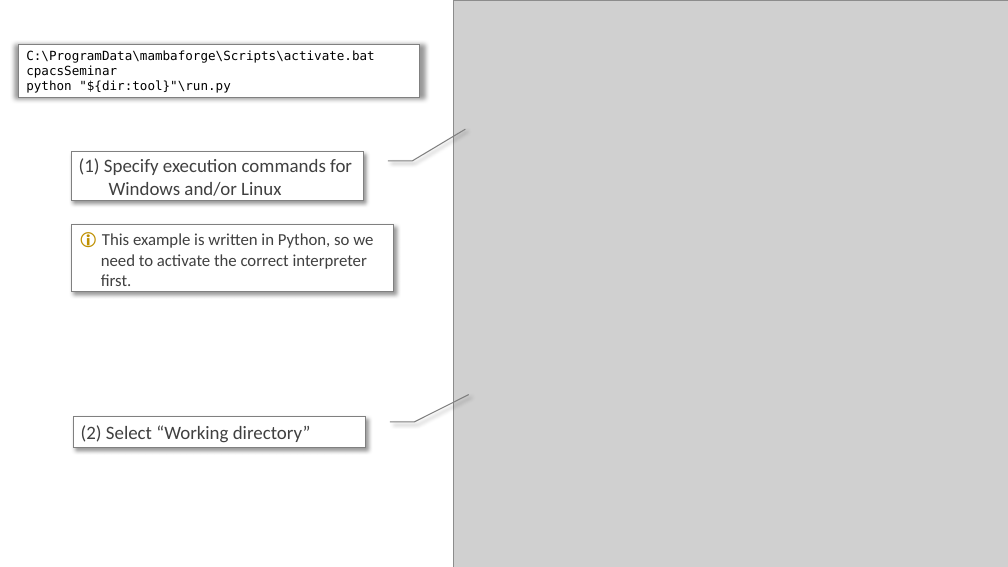
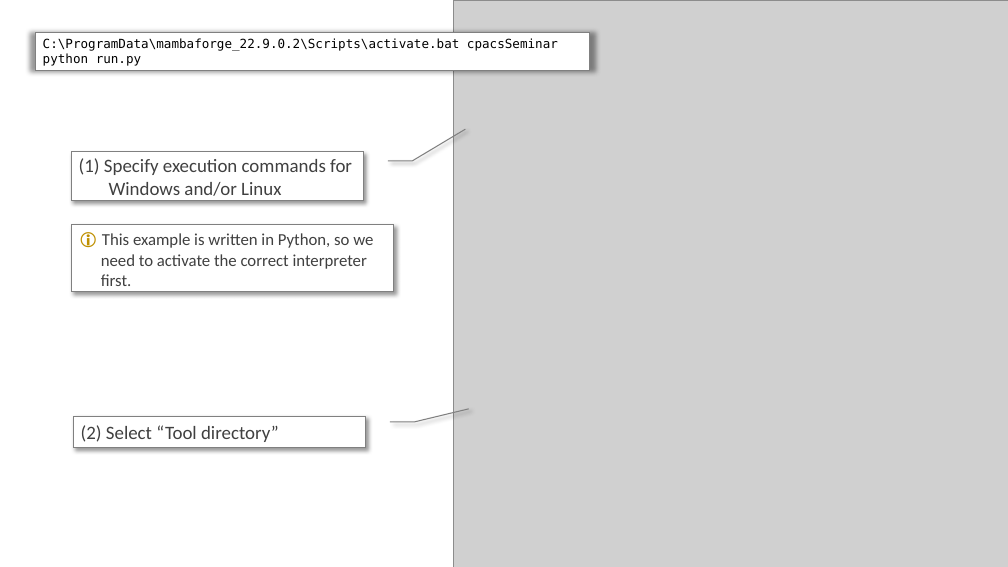
Before and after one commit to DLR-SL/CPACS_Seminar, a slide deck: slide 8 of ToolIntegration/dummyTools/wingModifier/documentation/toolIntegrationSettings.pptx. Drawn at 1008x567 pixels with LibreOffice and Linux fonts; fonts in the diff are those of the drawing; grey boxes stand for pictures. Boxes give left, top, right and bottom in pixels: in the first picture for what was removed or moved away, otherwise in the second. Text is boxed around its words. In the diff, an @@ line names an element or a change of style, - is before the commit and + after.

```diff
--- a/ToolIntegration/dummyTools/wingModifier/documentation/toolIntegrationSettings.pptx
+++ b/ToolIntegration/dummyTools/wingModifier/documentation/toolIntegrationSettings.pptx
@@ rectangle "C:\ProgramData\mambaforge_22.9.0.2\Scripts\activate.bat cpac ...": place and size @@
-rectangle "C:\ProgramData\mambaforge_22.9.0.2\Scripts\activate.bat cpac ..." at [19, 45, 420, 98]
+rectangle "C:\ProgramData\mambaforge_22.9.0.2\Scripts\activate.bat cpac ..." at [36, 33, 590, 70]
@@ text in rectangle at [43, 38, 558, 66]: text changed @@
-C:\ProgramData\mambaforge\Scripts\activate.bat cpacsSeminar
-python "${dir:tool}"\run.py
+C:\ProgramData\mambaforge_22.9.0.2\Scripts\activate.bat cpacsSeminar
+python run.py
@@ border callout "(2) Select “Tool directory”" at [73, 416, 366, 447]: proportions changed @@
@@ text in border callout at [81, 425, 279, 442]: text changed @@
-(2) Select “Working directory”
+(2) Select “Tool directory”
```
Also in this commit, not shown: 2 other slides changed, 3 other files.
